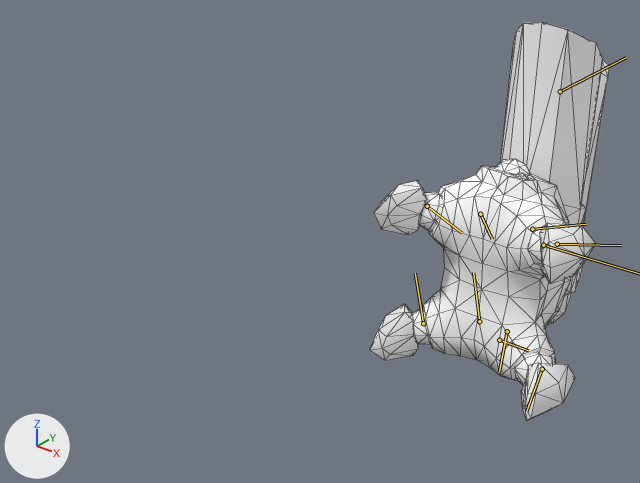
An edit to the glTF model public/units/ballista.glb, drawn before and after from the same camera.
Camera for both pictures: a 50 mm lens placed at (164.0, -213.0, 178.0), pointed at (-29.0, 28.0, 28.0). Every picture has the same lights, and +X, +Y and +Z are marked at lower left. The older version comes first. The bones that change are drawn over the model as lines. Mesh edges are drawn as thin lines.

Names of what the first picture shows: 'PiercebotMesh'.
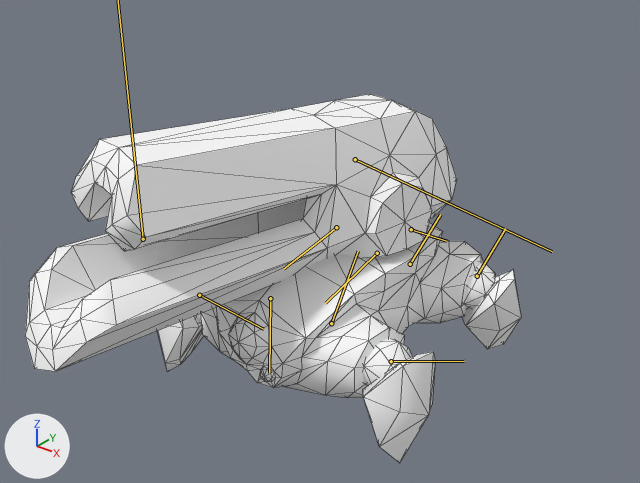
The newer file adds an action. The first version stands in its rest pose; the second is drawn at frame 56 of the action 'idle'.

Boxes (x1, y1, x2, y2) around the edits, measured in the pictures (640 x 483 px):
'PiercebotMesh', posed (106% wider, 7% shorter): before (370, 22, 610, 420); after (25, 94, 521, 463)
bone 'n5_Bone002', root to tip: before (499, 340) to (528, 350); after (411, 229) to (446, 241)
bone 'n9_Bone004', root to tip: before (532, 229) to (586, 224); after (331, 323) to (358, 251)
bone 'n10_Bone005', root to tip: before (557, 244) to (621, 245); after (391, 361) to (464, 361)
bone 'n12_Bone007', root to tip: before (507, 331) to (499, 372); after (410, 264) to (440, 214)
bone 'n13_Bone008', root to tip: before (542, 369) to (526, 411); after (477, 276) to (505, 228)
bone 'n15_Bone010', root to tip: before (480, 214) to (492, 239); after (270, 298) to (269, 373)
bone 'n16_Bone011', root to tip: before (427, 206) to (462, 233); after (199, 295) to (263, 329)
bone 'n18_Bone013', root to tip: before (479, 321) to (473, 272); after (377, 253) to (325, 303)
bone 'n19_Bone014', root to tip: before (423, 323) to (415, 273); after (336, 227) to (283, 269)

Edits to the bpy script that builds the scene:
```text
Change bone_rig_object:
    where bone_rig_object = bpy.data.objects['n4_Dummy001']  # the whole rig 'n4_Dummy001'
    bone_rig_object.location: (0.2, -50.8, 3.4) -> (0.2, -50.5, 3.4)
Change bone_n5_bone002:
    where bone_n5_bone002 = bpy.data.objects['n4_Dummy001'].pose.bones['n5_Bone002']
    bone_n5_bone002.location: (0.0, 0.0, 0.0) -> (90.9, -0.4, -85.0)
    bone_n5_bone002.rotation_quaternion: (1.0, 0.0, 0.0, 0.0) -> (0.707, 0.0, 0.707, 0.0)  # degrees (0, 0, 0) -> degrees (0, 90, 0)
Change bone_n6_bone001:
    where bone_n6_bone001 = bpy.data.objects['n4_Dummy001'].pose.bones['n6_Bone001']  # child of 'n5_Bone002'
    bone_n6_bone001.rotation_quaternion: (1.0, 0.0, 0.0, 0.0) -> (0.995, -0.02, 0.018, -0.1)  # degrees (0, 0, 0) -> degrees (-3, 2, -12)
Change bone_n7_dummy002:
    where bone_n7_dummy002 = bpy.data.objects['n4_Dummy001'].pose.bones['n7_Dummy002']  # child of 'n6_Bone001'
    bone_n7_dummy002.rotation_quaternion: (1.0, 0.0, 0.0, 0.0) -> (1.0, 0.0, -0.029, 0.0)  # degrees (0, 0, 0) -> degrees (0, -3, 0)
Change bone_n9_bone004:
    where bone_n9_bone004 = bpy.data.objects['n4_Dummy001'].pose.bones['n9_Bone004']  # child of 'n5_Bone002'
    bone_n9_bone004.rotation_quaternion: (1.0, 0.0, 0.0, 0.0) -> (0.943, -0.14, -0.018, 0.301)  # degrees (0, 0, 0) -> degrees (-16, 3, 35)
Change bone_n10_bone005:
    where bone_n10_bone005 = bpy.data.objects['n4_Dummy001'].pose.bones['n10_Bone005']  # child of 'n9_Bone004'
    bone_n10_bone005.rotation_quaternion: (1.0, 0.0, 0.0, 0.0) -> (0.962, 0.0, 0.003, -0.273)  # degrees (0, 0, 0) -> degrees (0, 0, -32)
Change bone_n12_bone007:
    where bone_n12_bone007 = bpy.data.objects['n4_Dummy001'].pose.bones['n12_Bone007']  # child of 'n5_Bone002'
    bone_n12_bone007.rotation_quaternion: (1.0, 0.0, 0.0, 0.0) -> (0.949, 0.132, -0.287, 0.011)  # degrees (0, 0, 0) -> degrees (17, -33, -4)
Change bone_n13_bone008:
    where bone_n13_bone008 = bpy.data.objects['n4_Dummy001'].pose.bones['n13_Bone008']  # child of 'n12_Bone007'
    bone_n13_bone008.rotation_quaternion: (1.0, 0.0, 0.0, 0.0) -> (0.948, 0.0, 0.318, 0.009)  # degrees (0, 0, 0) -> degrees (0, 37, 1)
Change bone_n15_bone010:
    where bone_n15_bone010 = bpy.data.objects['n4_Dummy001'].pose.bones['n15_Bone010']  # child of 'n5_Bone002'
    bone_n15_bone010.rotation_quaternion: (1.0, 0.0, 0.0, 0.0) -> (0.945, 0.082, -0.165, -0.27)  # degrees (0, 0, 0) -> degrees (15, -16, -34)
Change bone_n16_bone011:
    where bone_n16_bone011 = bpy.data.objects['n4_Dummy001'].pose.bones['n16_Bone011']  # child of 'n15_Bone010'
    bone_n16_bone011.rotation_quaternion: (1.0, 0.0, 0.0, 0.0) -> (0.952, 0.0, 0.004, 0.306)  # degrees (0, 0, 0) -> degrees (0, 0, 36)
Change bone_n18_bone013:
    where bone_n18_bone013 = bpy.data.objects['n4_Dummy001'].pose.bones['n18_Bone013']  # child of 'n5_Bone002'
    bone_n18_bone013.rotation_quaternion: (1.0, 0.0, 0.0, 0.0) -> (0.957, -0.18, -0.185, -0.13)  # degrees (0, 0, 0) -> degrees (-19, -24, -12)
Change bone_n19_bone014:
    where bone_n19_bone014 = bpy.data.objects['n4_Dummy001'].pose.bones['n19_Bone014']  # child of 'n18_Bone013'
    bone_n19_bone014.rotation_quaternion: (1.0, 0.0, 0.0, 0.0) -> (0.984, 0.0, 0.178, -0.005)  # degrees (0, 0, 0) -> degrees (0, 20, -1)
```
